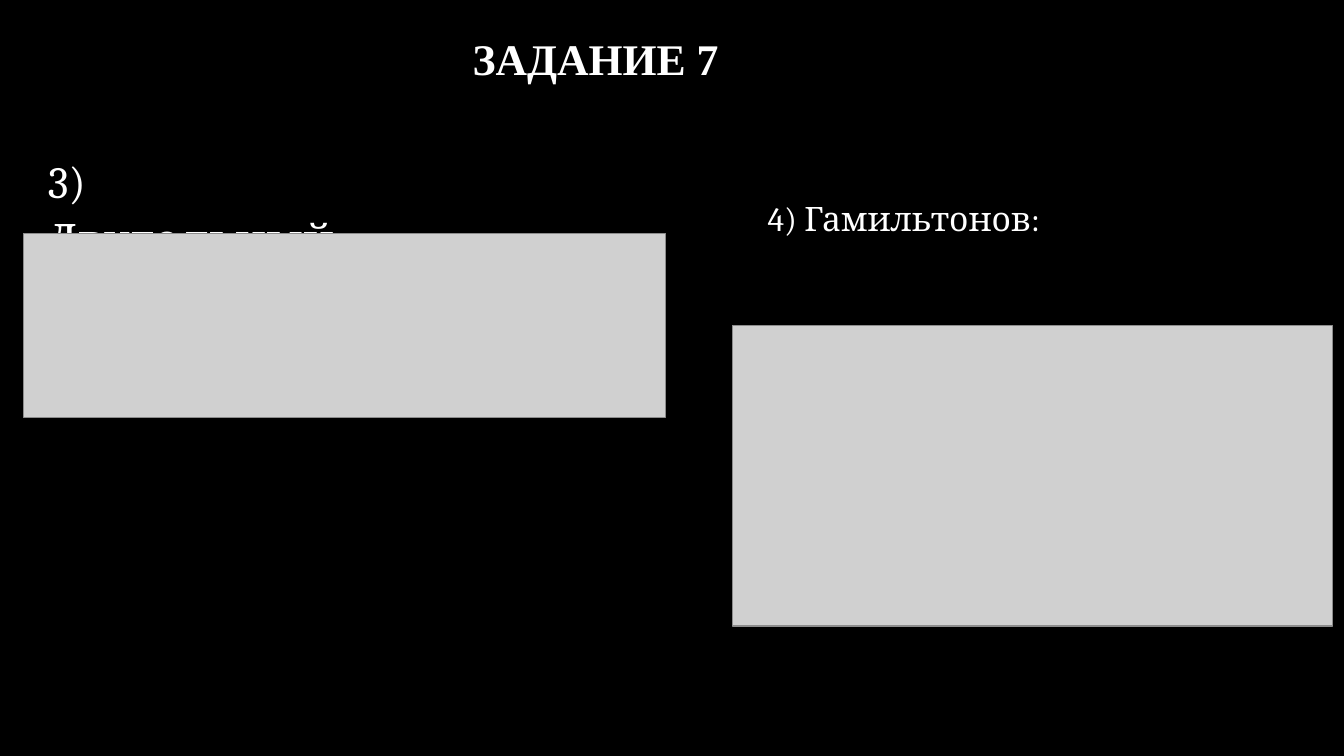
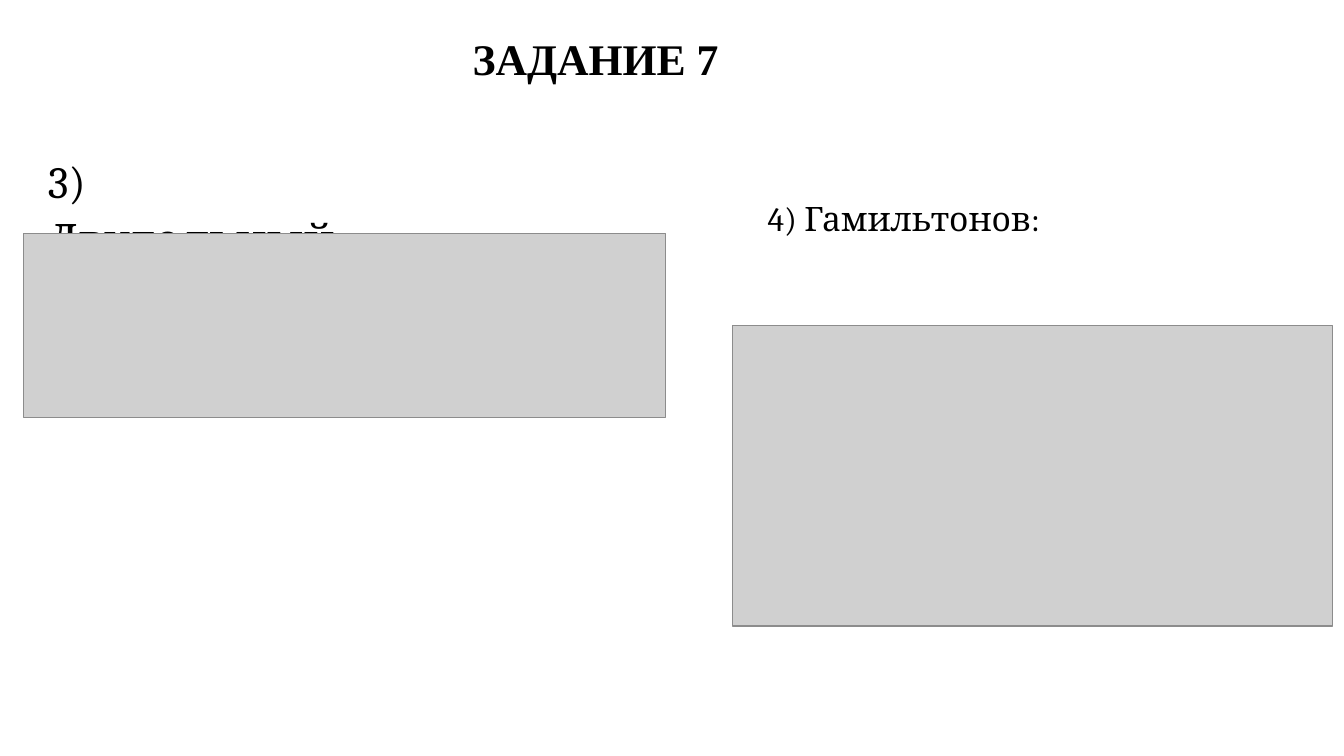
Before and after one commit to Lustitel/PPP_Labs, a slide deck: slide 16 of Lab2 презентация.pptx. Drawn at 1344x756 pixels with LibreOffice and Linux fonts; fonts in the diff are those of the drawing; grey boxes stand for pictures; background and template pictures are left out. Boxes give left, top, right and bottom in pixels: in the first picture for what was removed or moved away, otherwise in the second. Text is boxed around its words. In the diff, an @@ line names an element or a change of style, - is before the commit and + after.

```diff
--- a/Lab2 презентация.pptx
+++ b/Lab2 презентация.pptx
@@ background picture (left out) to #FFFFFF @@
@@ text "ЗАДАНИЕ 7" at [473, 46, 719, 83]: text colour gradient #FFFFFF to #A6A6A6 to #000000 @@
@@ text "3) Двудольный:" at [48, 166, 334, 234]: text colour #FFFFFF to #000000 @@
@@ text "4) Гамильтонов:" at [768, 207, 1031, 236]: text colour #FFFFFF to #000000 @@
```
Also in this commit, not shown: 24 other slides changed, 1 other file.
